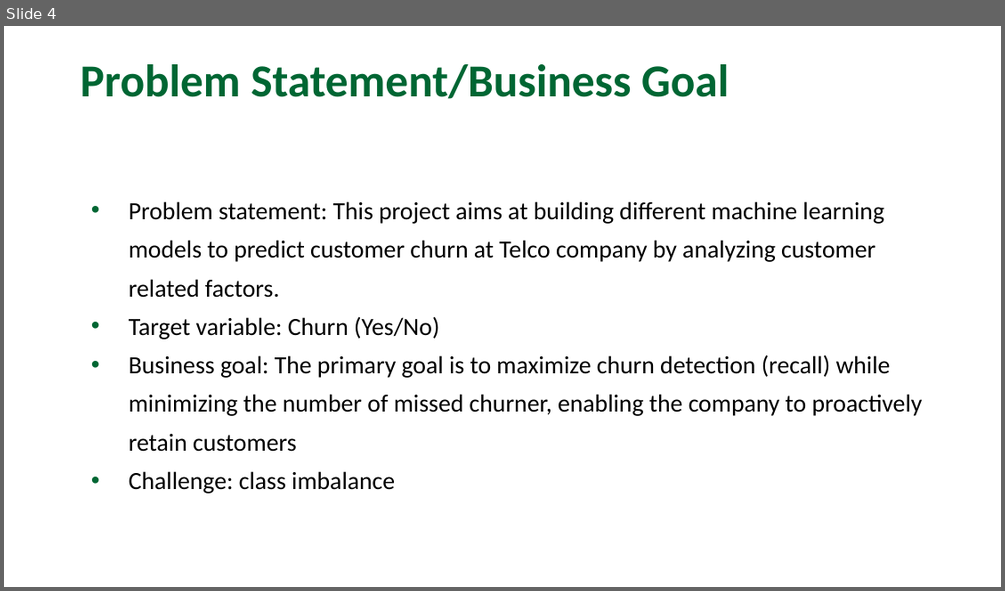
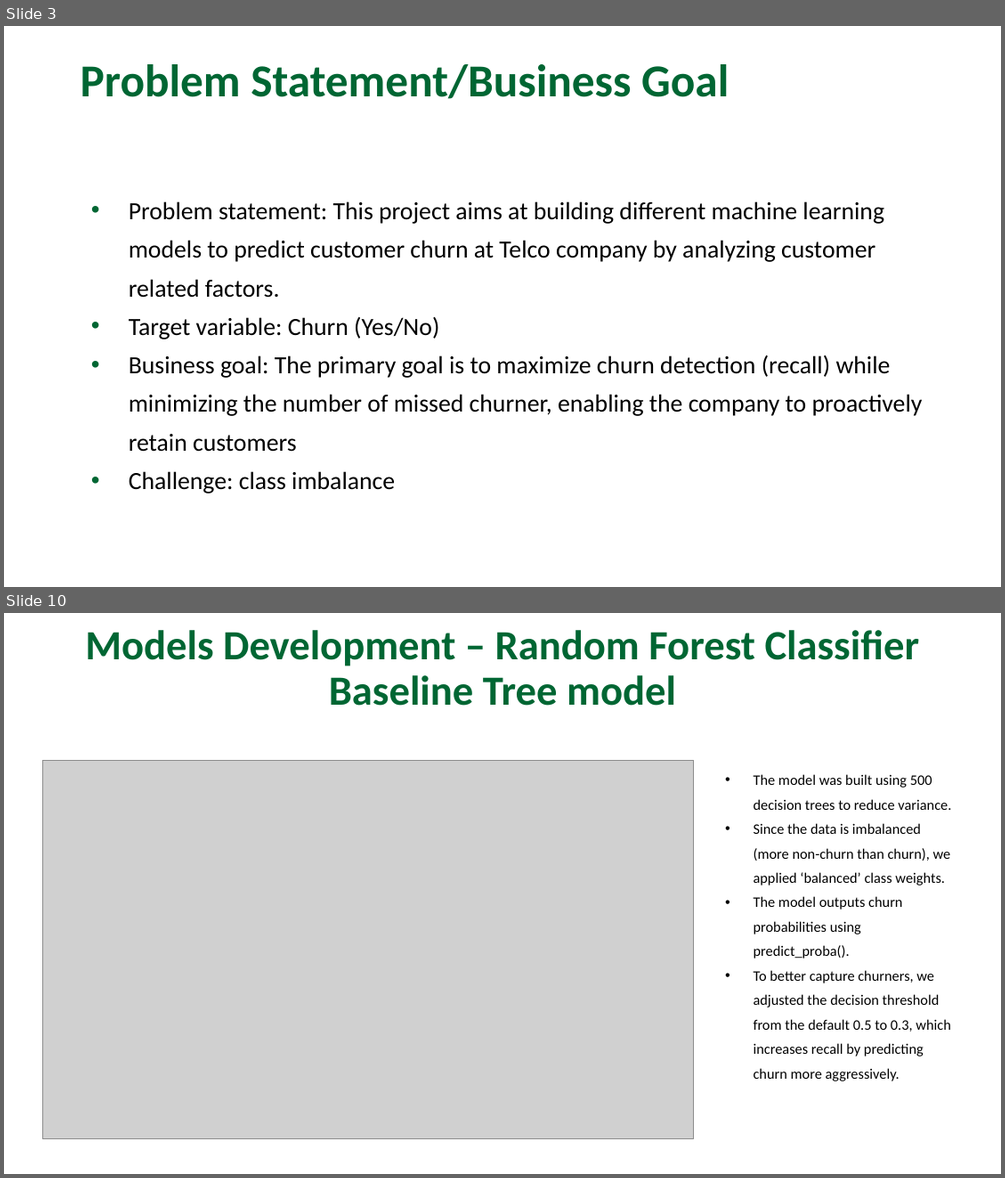
Before and after one commit to annguyenhuynh/AIT736-Team3, a slide deck: slides/AIT736_Final_Project_AnHuynh.pptx. Shown one above the other, each under a label of ours: slide 4 before the commit, slides 3 and 10 after it; the slides between them are not shown. The pictures are 1005x591 and 1005x1178 pixels, drawn with LibreOffice and Linux fonts; fonts in the diff are those of the drawing; grey boxes stand for pictures; background and template pictures are left out. Boxes give left, top, right and bottom in pixels: in the first picture for what was removed or moved away, otherwise in the second. Text is boxed around its words. In the diff, an @@ line names an element or a change of style, - is before the commit and + after.

```diff
--- a/slides/AIT736_Final_Project_AnHuynh.pptx
+++ b/slides/AIT736_Final_Project_AnHuynh.pptx
@@ slide 10 added at (4,613,1001,1174), background picture (left out) @@
@@ title added at (85,630,920,706), 40 pt, text #006633, bold @@
+Models Development – Random Forest Classifier
+Baseline Tree model
@@ picture added at (42,761,694,1139) @@
@@ text added at (753,774,951,1081), 14 pt, text #000000 @@
+• The model was built using 500 decision trees to reduce variance.
+• Since the data is imbalanced (more non-churn than churn), we applied ‘balanced’ class weights.
+• The model outputs churn probabilities using predict_proba().
+• To better capture churners, we adjusted the decision threshold from the default 0.5 to 0.3, which increases recall by predicting churn more aggressively.
@@ what was slide 4 is now slide 3 @@
```
Also in this commit, not shown: 6 slides changed, 10 other slides added, 11 slides removed.
